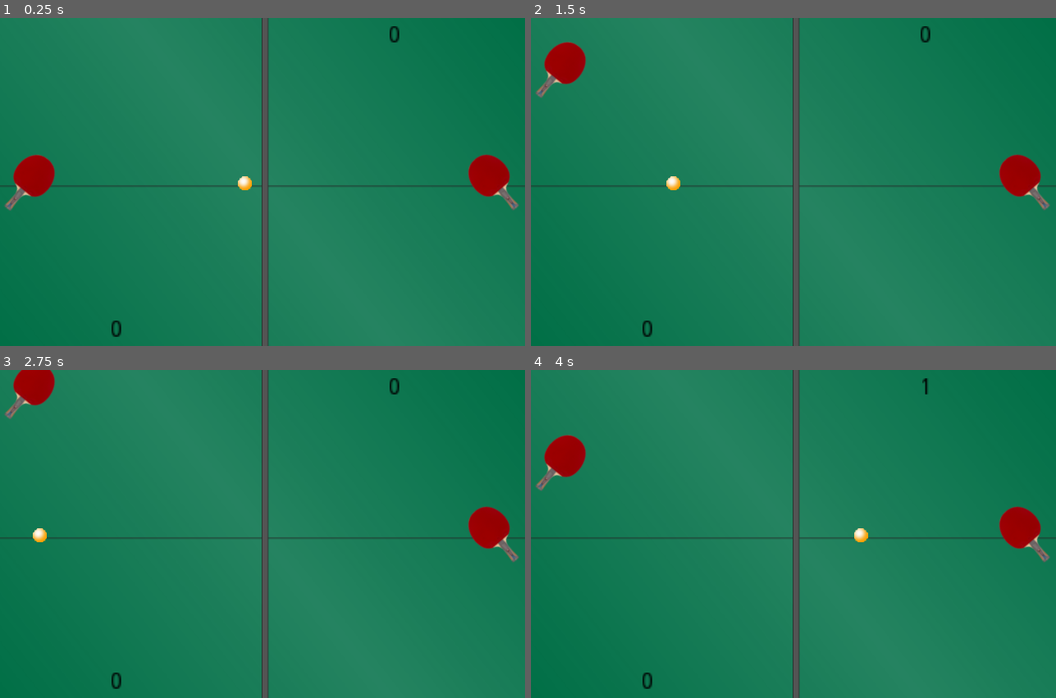
Above: before the commit, frames 1-4 (two rows, left to right).
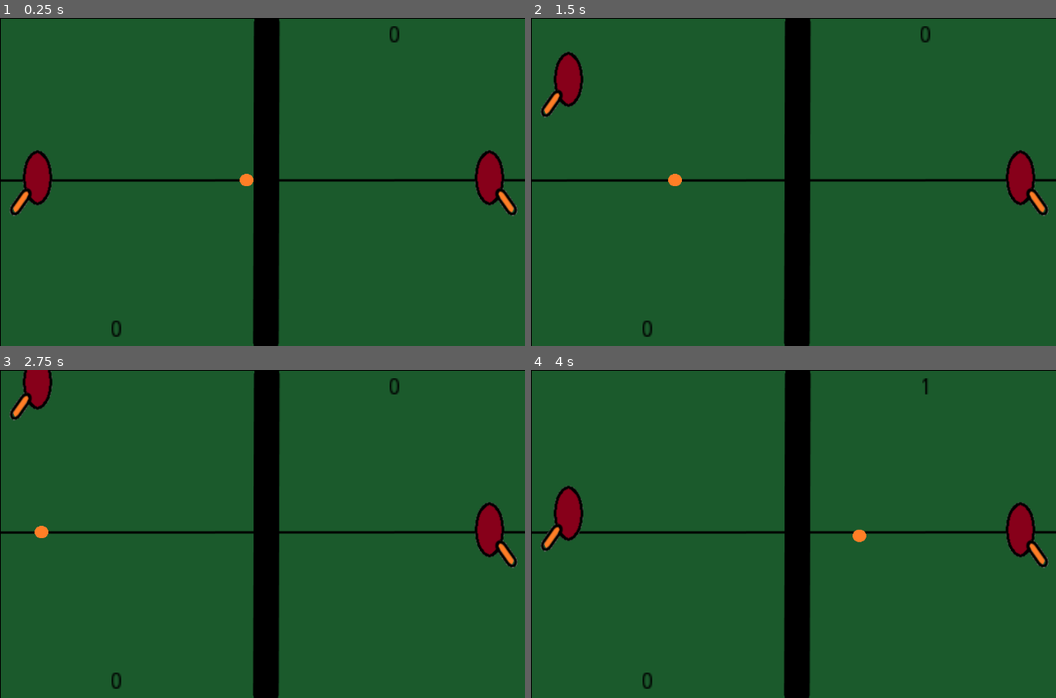
Above: after the commit, the same moments.

Repository: DewaldOosthuizen/2D-Pong
Game: Godot game, scene res://World.tscn
The game is run twice, just before and just after one commit, with the same random seed, the same clock (stepped at 60 frames per second) and the same inputs.
Inputs:
- Up to frame 1 (0.25 s): no input
- Up to frame 2 (1.5 s): hold W (left_up) 0.53-1.28 s; hold S (left_down) from 1.28 s (still down)
- Up to frame 3 (2.75 s): release S (left_down) at 2.03 s; hold W (left_up) from 2.03 s (still down)
- Up to frame 4 (4 s): release W (left_up) at 3.53 s; hold S (left_down) from 3.53 s (still down)

The runs differ from the first frame. In frame 1, 99% of the frame differs, in the area x 0-100%, y 0-100%; in frame 2, 99%; in frame 3, 99%; in frame 4, 100%.

Commit message:
Created my own images for the game

Diff:
--- a/World.gd
+++ b/World.gd
@@ -1,6 +1,6 @@
 extends Node2D
 
-export var playerSpeed = 250; #px
+export var playerSpeed = 400; #px
 export var initialBallSpeed = 100; #px
 export var ballSpeedIncreaseAmount = 1.2; #px
 var screenSize
@@ -9,6 +9,7 @@
 var ballSpeed = initialBallSpeed;
 var leftScore = 0
 var rightScore = 0
+var maxBallSpeed = 600
 
 func _ready():
 	print("Game initiated.")
@@ -36,7 +37,7 @@
 		ballDirection.y =  randf() * 2 -1
 		ballDirection = ballDirection.normalized()
 
-		if (ballSpeed < 300):
+		if (ballSpeed < maxBallSpeed):
 			ballSpeed *= ballSpeedIncreaseAmount
 
 	# reset ball if it leaves the screen
--- a/World.tscn
+++ b/World.tscn
@@ -10,27 +10,27 @@
 position = Vector2( 3.70123, 1.85062 )
 script = ExtResource( 1 )
 _sections_unfolded = [ "Transform", "Visibility", "Z Index" ]
-playerSpeed = 250
+playerSpeed = 400
 initialBallSpeed = 100
-ballSpeedIncreaseAmount = 1.2
+ballSpeedIncreaseAmount = 1.1
 
 [node name="leftPlayer" type="Sprite" parent="." index="0"]
 
-position = Vector2( 30, 200 )
-rotation = 0.698132
+position = Vector2( 35, 200 )
 texture = ExtResource( 2 )
 _sections_unfolded = [ "Offset", "Transform" ]
 
 [node name="rightPlayer" type="Sprite" parent="." index="1"]
 
 position = Vector2( 600, 200 )
-rotation = -0.698132
 texture = ExtResource( 2 )
+flip_h = true
 _sections_unfolded = [ "Offset", "Transform" ]
 
 [node name="ball" type="Sprite" parent="." index="2"]
 
-position = Vector2( 320, 200 )
+position = Vector2( 321.886, 195.496 )
+scale = Vector2( 0.693746, 0.652236 )
 texture = ExtResource( 3 )
 _sections_unfolded = [ "Animation", "Material", "Offset", "Region", "Transform" ]
 
@@ -103,8 +103,7 @@
 [node name="table-tennis-court-frames" type="Sprite" parent="." index="5"]
 
 show_behind_parent = true
-position = Vector2( 319.498, 202.138 )
-rotation = 1.5708
-scale = Vector2( 1.17873, 0.930988 )
+position = Vector2( 330.406, 198.806 )
+scale = Vector2( 1.04078, 0.949503 )
 texture = ExtResource( 4 )
 _sections_unfolded = [ "Animation", "Offset", "Region", "Transform", "Visibility", "Z Index" ]
Binary file changed: Pong Resource/ball-orange.png
Binary file changed: Pong Resource/bat.png
Binary file changed: Pong Resource/table.png
Not shown, added: Pong.html
Not shown, changed: Pong.pck
